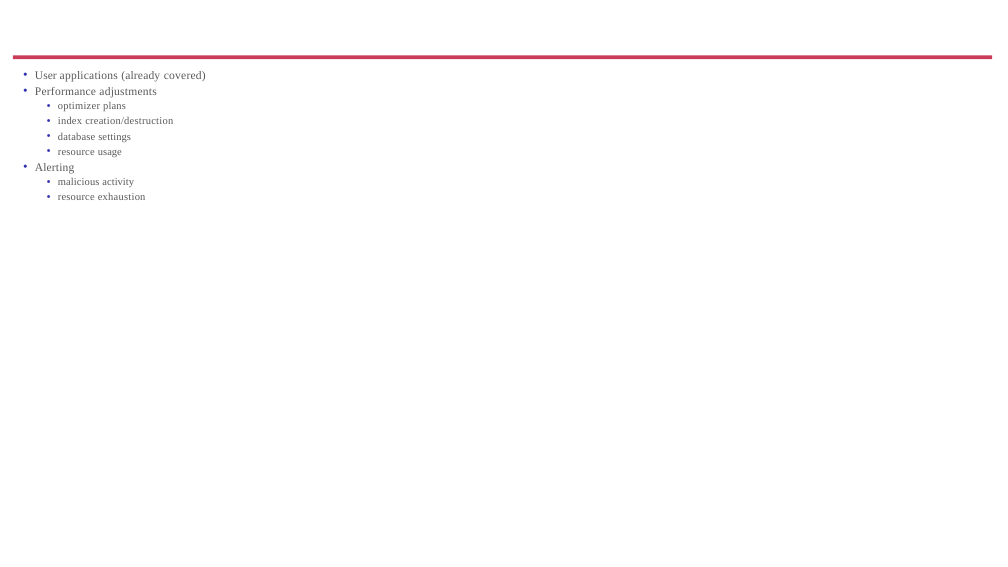
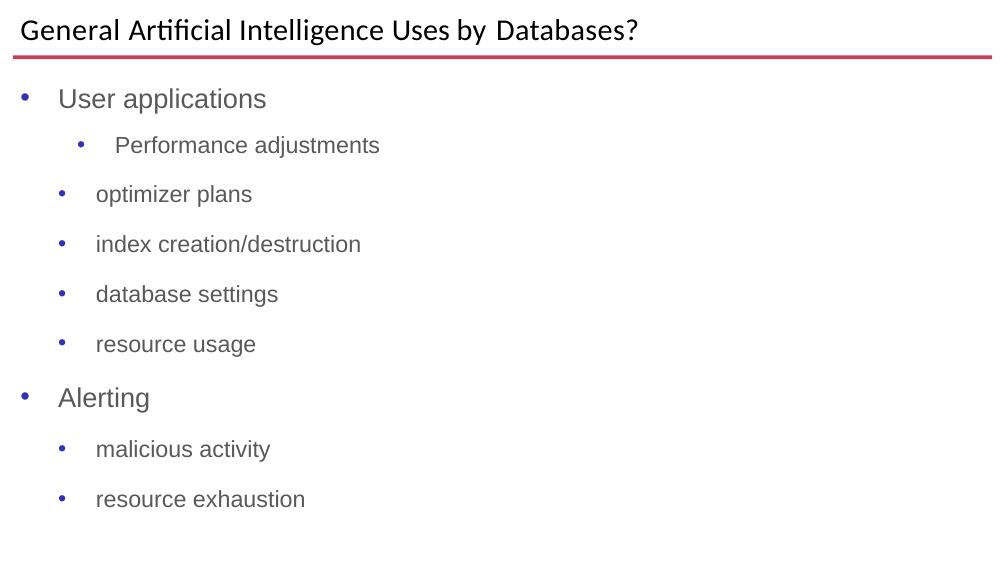
Before and after one commit to ibrarahmad/PostgreSQLTalks, a slide deck: slide 40 of Conferences/2022-Austin-Percona-Live/PL22-PostgreSQL-And-Artifical-Intelegence.pptx (slide 10 before the commit). Drawn at 1008x567 pixels with LibreOffice and Linux fonts; fonts in the diff are those of the drawing; background and template pictures are left out. Boxes give left, top, right and bottom in pixels: in the first picture for what was removed or moved away, otherwise in the second. Text is boxed around its words. In the diff, an @@ line names an element or a change of style, - is before the commit and + after.

```diff
--- a/Conferences/2022-Austin-Percona-Live/PL22-PostgreSQL-And-Artifical-Intelegence.pptx
+++ b/Conferences/2022-Austin-Percona-Live/PL22-PostgreSQL-And-Artifical-Intelegence.pptx
@@ title added at [20, 19, 639, 46], 28.8 pt, text #000000 @@
+General Artificial Intelligence Uses by Databases?
@@ text at [58, 88, 267, 113]: text changed; size 11 to 25.9 pt; font Times New Roman to Arial @@
-• User applications (already covered)
+• User applications
@@ text at [58, 136, 381, 507]: size 11 to 22.2 pt in "Performance adjustments"; font Times New Roman to Arial in "Performance adjustments", "optimizer plans", "index creation/destruction", "database settings" and 4 more places; letter spacing 0.2 to 0 pt in "Performance adjustments", "optimizer", "index creation/destruction", "database" and 2 more places; size 10 to 22.2 pt in "optimizer plans", "index creation/destruction", "database settings", "resource usage" and 2 more places; letter spacing 0.1 to 0 pt in "plans", "settings", "usage", "Alerting" and 1 more places; size 11 to 25.9 pt in "Alerting"; list level 1 to 2 in "Performance adjustments"; line spacing 1 to 1.4; list level 2 to 3 in "optimizer plans"; line spacing 11.9pt to 1.4; list level 2 to 3 in "index creation/destruction"; list level 2 to 3 in "database settings"; list level 2 to 3 in "resource usage"; indent changed; more space between paragraphs; list level 2 to 3 in "malicious activity"; list level 2 to 3 in "resource exhaustion" @@
```
Also in this commit, not shown: 10 other slides changed, 30 slides added.
